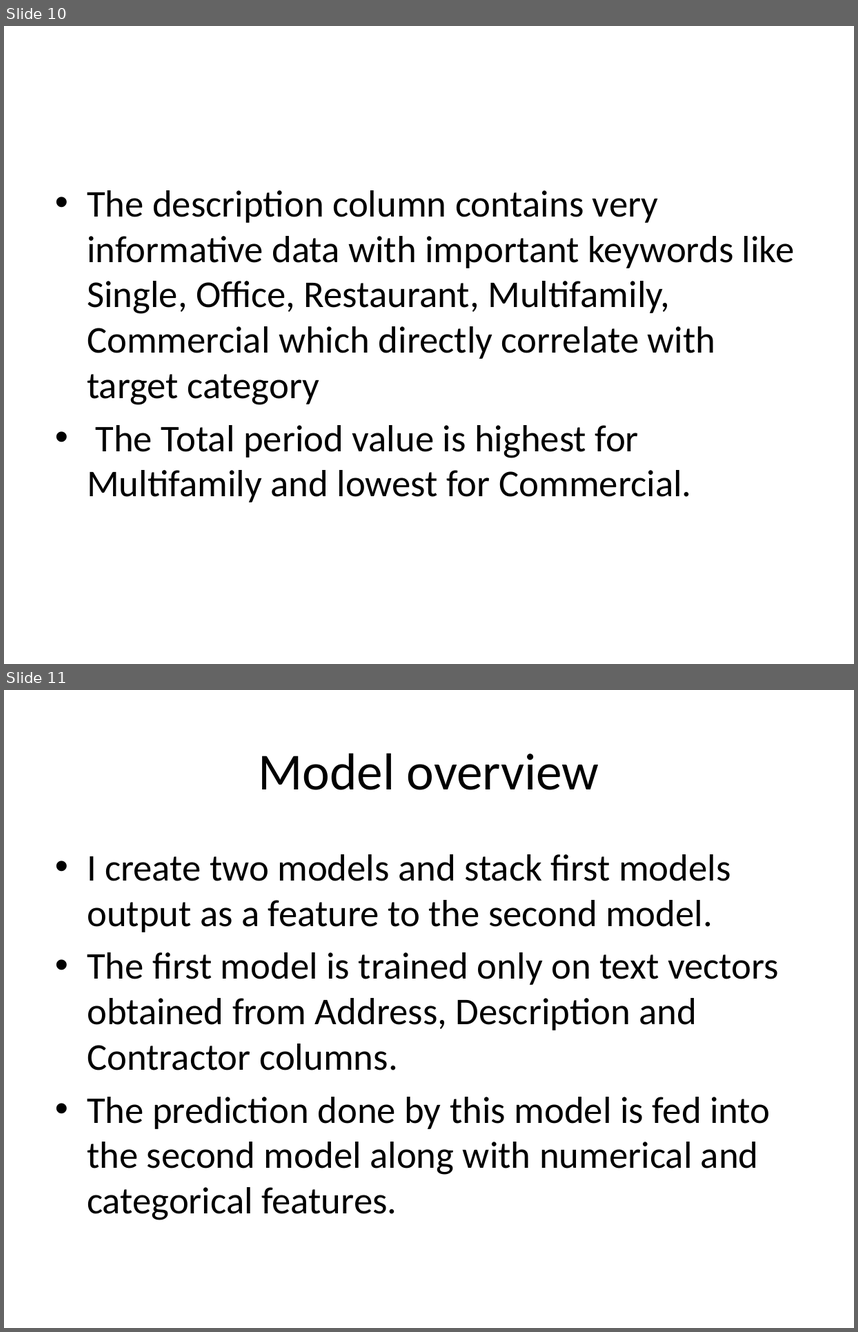
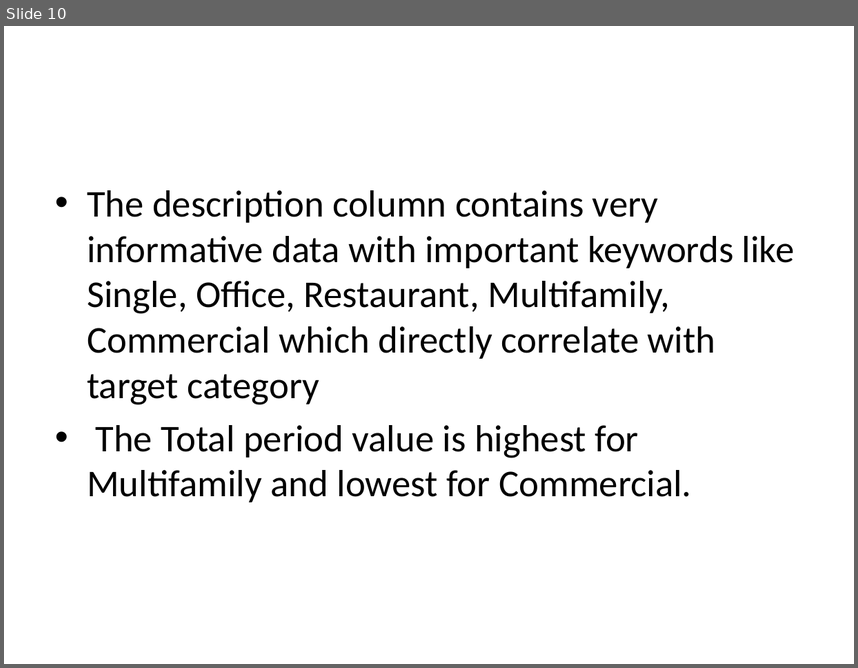
Before and after one commit to RishabhRJain/Building-permit-category-prediction-challenge, a slide deck: presentation.pptx. Shown one above the other, each under a label of ours: slides 10 and 11 before the commit, slide 10 after it. The pictures are 858x1332 and 858x668 pixels, drawn with LibreOffice and Linux fonts; fonts in the diff are those of the drawing. Boxes give left, top, right and bottom in pixels: in the first picture for what was removed or moved away, otherwise in the second. Text is boxed around its words. In the diff, an @@ line names an element or a change of style, - is before the commit and + after.

```diff
--- a/presentation.pptx
+++ b/presentation.pptx
@@ slide 11 removed at (4,690,854,1328), background #FFFFFF @@
@@ title removed at (258,753,599,790) @@
-Model overview
@@ text removed at (87,854,779,1220) @@
-• I create two models and stack first models output as a feature to the second model.
-• The first model is trained only on text vectors obtained from Address, Description and Contractor columns.
-• The prediction done by this model is fed into the second model along with numerical and categorical features.
```
Also in this commit, not shown: 7 slides changed, 1 other slide removed.
